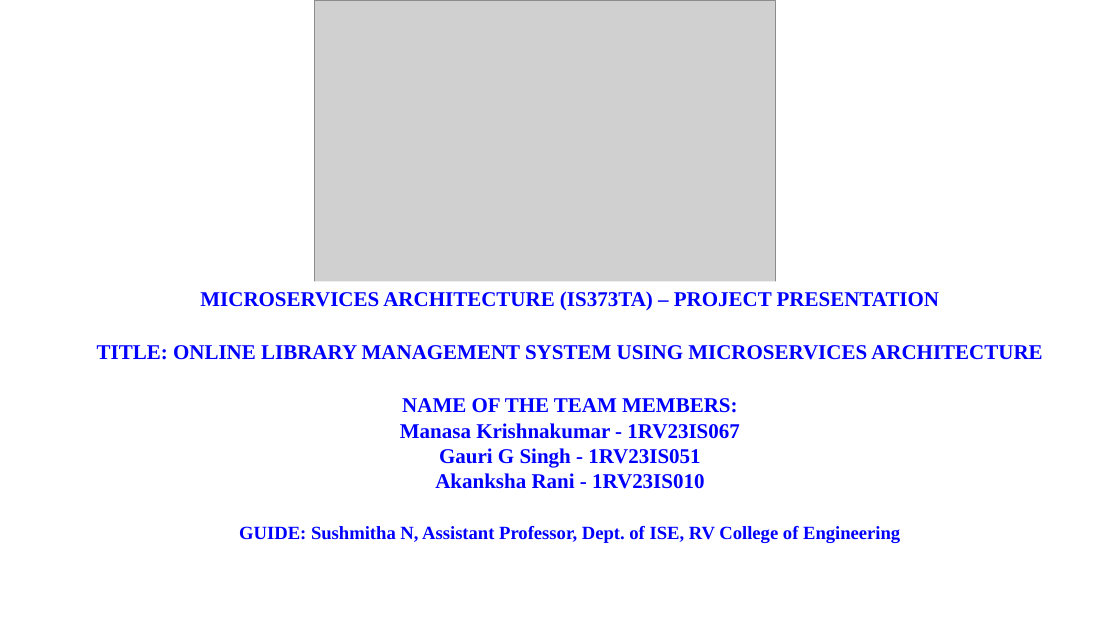
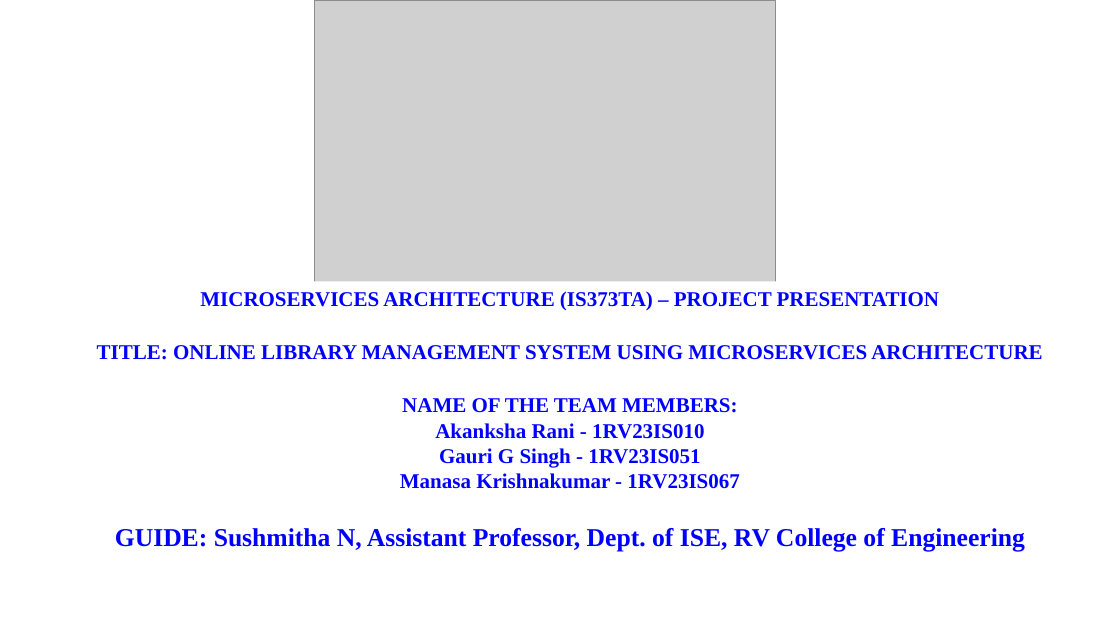
Before and after one commit to manasakrishnakumar/Online-library-management-system, a slide deck: slide 1 of report/Online_Library_Management_System_Presentation.pptx. Drawn at 1120x630 pixels with LibreOffice and Linux fonts; fonts in the diff are those of the drawing; grey boxes stand for pictures; background and template pictures are left out. Boxes give left, top, right and bottom in pixels: in the first picture for what was removed or moved away, otherwise in the second. Text is boxed around its words. In the diff, an @@ line names an element or a change of style, - is before the commit and + after.

```diff
--- a/report/Online_Library_Management_System_Presentation.pptx
+++ b/report/Online_Library_Management_System_Presentation.pptx
@@ text at <box>435,423,704,468</box>: paragraphs added @@
+Akanksha Rani - 1RV23IS010
+Gauri G Singh - 1RV23IS051
@@ text at <box>435,448,704,489</box>: paragraphs removed @@
-Gauri G Singh - 1RV23IS051
-Akanksha Rani - 1RV23IS010
@@ text at <box>115,528,1025,552</box>: size 16 to 22 pt in "GUIDE: Sushmitha N, Assistant Professor, Dept. of ..." @@
```
Also in this commit, not shown: 17 other slides changed, 1 slide added, 1 slide removed, 11 other files.
